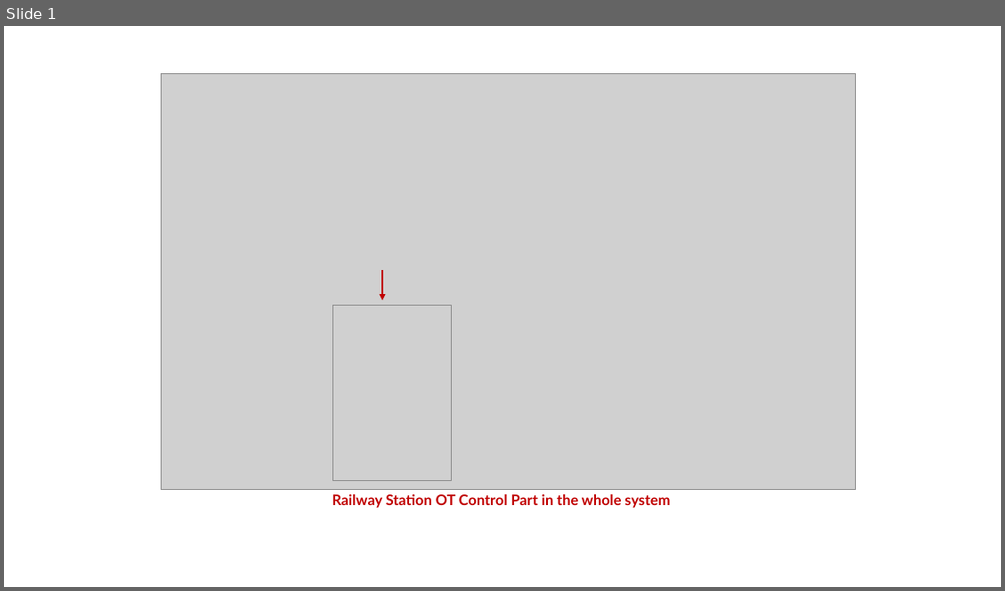
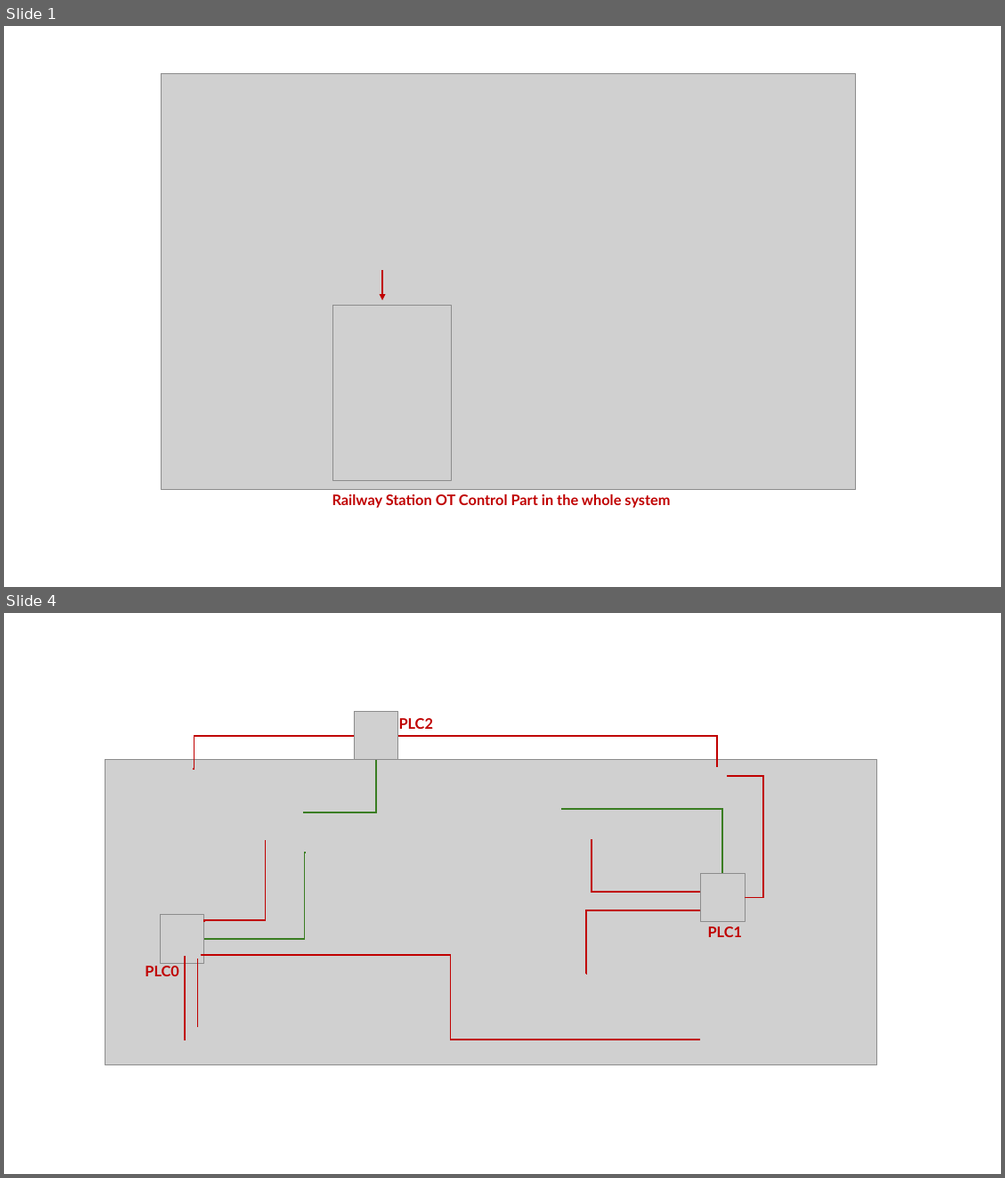
Before and after one commit to LiuYuancheng/IT_OT_IoT_Cyber_Security_Workshop, a slide deck: OT_System_Attack_Case_Study/Railway_Station/img/designDoc.pptx. Shown one above the other, each under a label of ours: slide 1 before the commit, slides 1 and 4 after it; the slides between them are not shown. The pictures are 1005x591 and 1005x1178 pixels, drawn with LibreOffice and Linux fonts; fonts in the diff are those of the drawing; grey boxes stand for pictures. Boxes give left, top, right and bottom in pixels: in the first picture for what was removed or moved away, otherwise in the second. Text is boxed around its words. In the diff, an @@ line names an element or a change of style, - is before the commit and + after.

```diff
--- a/OT_System_Attack_Case_Study/Railway_Station/img/designDoc.pptx
+++ b/OT_System_Attack_Case_Study/Railway_Station/img/designDoc.pptx
@@ slide 4 added at <box>4,613,1001,1174</box>, background #FFFFFF @@
@@ picture added at <box>354,712,398,761</box> @@
@@ text added at <box>399,718,433,729</box>, 14 pt, text #C00000, bold @@
+PLC2
@@ elbow line added from (354, 736) to (193, 769), #C00000 1.5 pt @@
@@ elbow line added from (398, 736) to (718, 766), #C00000 1.5 pt @@
@@ picture added at <box>105,760,877,1064</box> @@
@@ elbow line added from (303, 811) to (376, 760), #3B7D23 1.5 pt @@
@@ elbow line added from (728, 776) to (745, 897), #C00000 1.5 pt @@
@@ elbow line added from (722, 873) to (561, 809), #3B7D23 1.5 pt @@
@@ elbow line added from (305, 852) to (204, 939), #3B7D23 1.5 pt @@
@@ elbow line added from (204, 922) to (265, 840), #C00000 1.5 pt @@
@@ elbow line added from (700, 892) to (592, 840), #C00000 1.5 pt @@
@@ picture added at <box>700,873,744,922</box> @@
@@ picture added at <box>160,915,203,963</box> @@
@@ elbow line added from (700, 910) to (586, 973), #C00000 1.5 pt @@
@@ text added at <box>708,926,742,937</box>, 14 pt, text #C00000, bold @@
+PLC1
@@ line added from (185, 957) to (185, 1041), #C00000 1.5 pt @@
@@ line added from (198, 958) to (198, 1027), #C00000 1.5 pt @@
@@ elbow line added from (201, 955) to (700, 1039), #C00000 1.5 pt @@
@@ text added at <box>145,965,178,976</box>, 14 pt, text #C00000, bold @@
+PLC0
```
Also in this commit, not shown: 4 other slides added, 4 other files.
